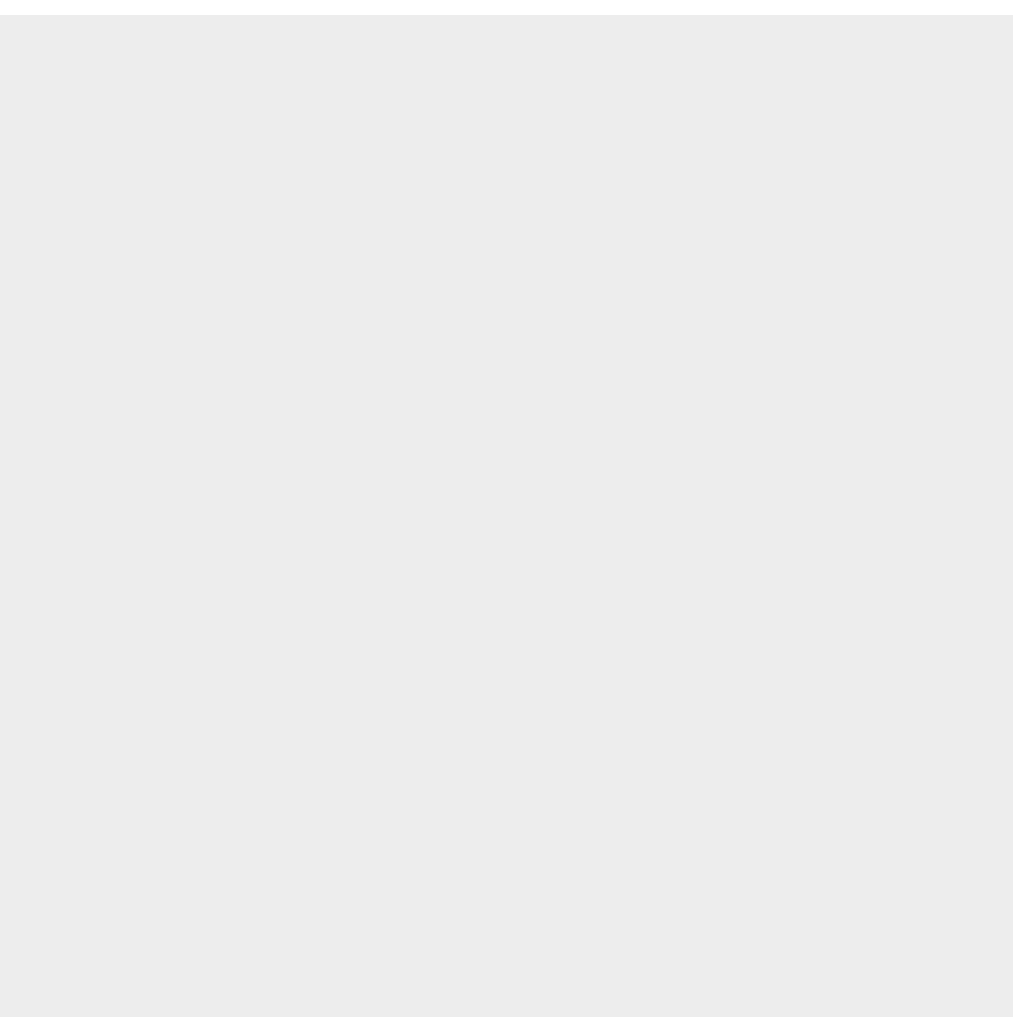
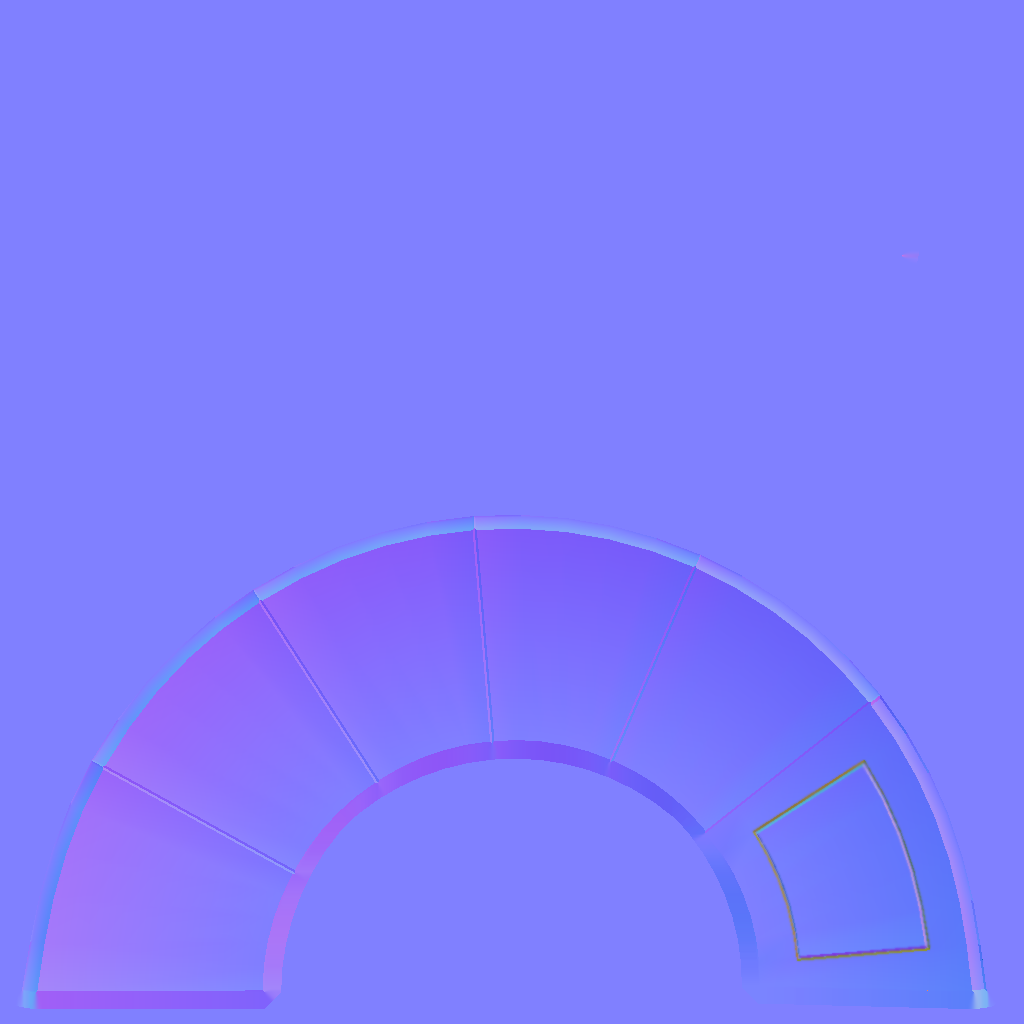
Comparing the layer stacks of the two (1024, 1024) images. Changes:
hid "Texture" over [left=0, top=15, right=1013, bottom=1017]
added layer "ESC3C_Normals.png #1" above "ESC3C_Normals.png" over [left=0, top=9, right=1010, bottom=1009]
showed "Normals" over [left=0, top=0, right=1024, bottom=1024]
